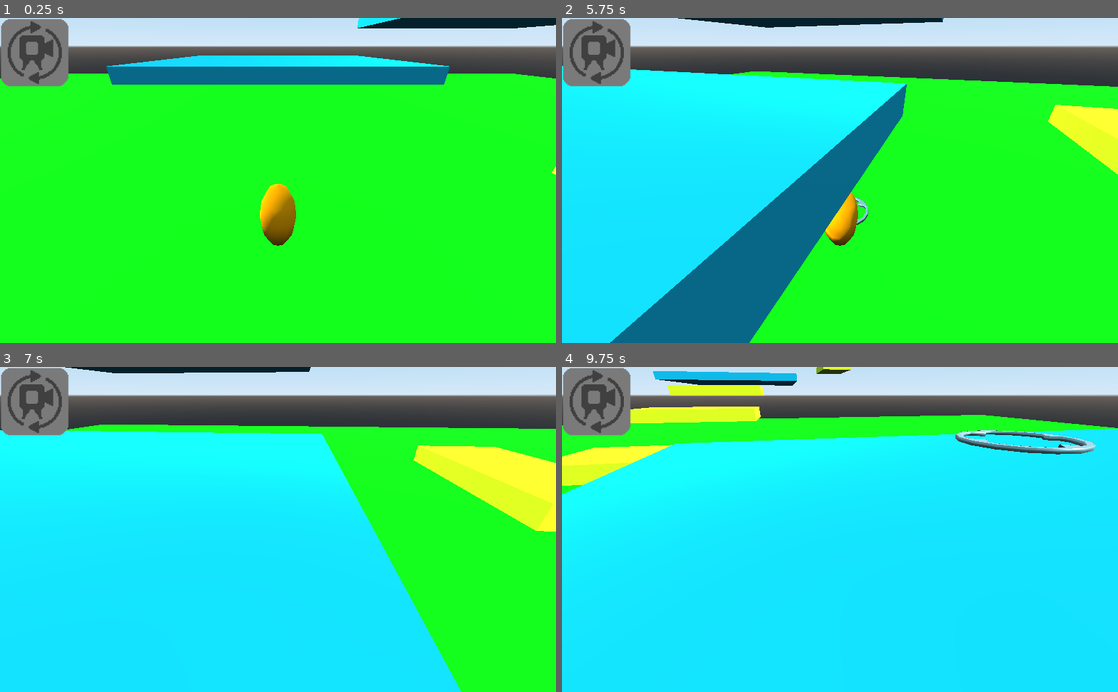
Above: before the commit, frames 1-4 (two rows, left to right).
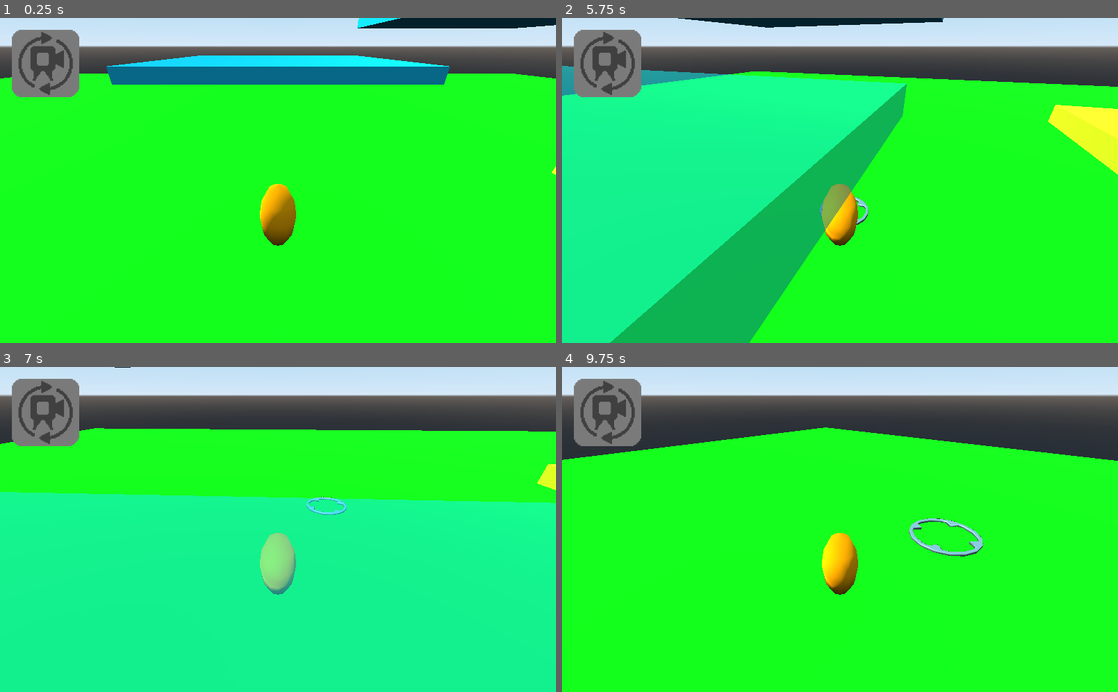
Above: after the commit, the same moments.

Repository: albesca/Test3dPlatformer
Game: Godot game, scene res://Assets/Scenes/Level.tscn
Two runs of this game, one before a commit and one after it. Both use one fixed random seed, a clock stepped at 60 frames per second and the inputs below.
Inputs (mouse positions are in pixels of both pictures, inside the frame that each line leads up to):
- Up to frame 1 (0.25 s): no input
- Up to frame 2 (5.75 s): tap Enter at 0.5 s; move the mouse to (962, 164) at 0.52 s; click (962, 164) at 0.67 s; drag from (728, 196) to (812, 245) at 1.27 s; move the mouse to (895, 109) at 2.02 s; click (895, 109) at 2.17 s; drag from (812, 245) to (673, 131) at 2.77 s; tap Space at 3.5 s; move the mouse to (1006, 229) at 3.52 s; click (1006, 229) at 3.67 s; drag from (673, 131) to (756, 99) at 4.27 s; move the mouse to (867, 180) at 5.02 s; click (867, 180) at 5.17 s
- Up to frame 3 (7 s): drag from (194, 448) to (166, 545) at 5.77 s; move the mouse to (400, 513) at 6.52 s; click (400, 513) at 6.67 s
- Up to frame 4 (9.75 s): drag from (728, 545) to (812, 594) at 7.27 s; move the mouse to (895, 458) at 8.02 s; click (895, 458) at 8.17 s; drag from (812, 594) to (673, 480) at 8.77 s; move the mouse to (1006, 578) at 9.52 s; click (1006, 578) at 9.67 s

The runs differ from the first frame. In frame 1, 2.2% of the frame differs, in the area x 0-15%, y 0-25%; in frame 2, 42%; in frame 3, 78%; in frame 4, 87%, in the area x 0-100%, y 0-100%.
Error in both runs: Attempt to call function 'queue_free' in base 'previously freed instance' on a null instance. (res://Assets/Scripts/Level.gd:69)

Commit message:
added obstructing platforms transparency

Diff:
--- a/Assets/Scenes/Gui.tscn
+++ b/Assets/Scenes/Gui.tscn
@@ -11,10 +11,15 @@
 }
 
 [node name="Button" type="TextureButton" parent="."]
-margin_right = 108.0
-margin_bottom = 20.0
+margin_left = 20.0
+margin_top = 20.0
+margin_right = 148.0
+margin_bottom = 148.0
 texture_normal = ExtResource( 1 )
 texture_pressed = ExtResource( 2 )
+__meta__ = {
+"_edit_use_anchors_": false
+}
 
 [node name="DebugData" type="Control" parent="."]
 visible = false
--- a/Assets/Scenes/Ledge.tscn
+++ b/Assets/Scenes/Ledge.tscn
@@ -6,7 +6,9 @@
 extents = Vector3( 5, 0.5, 2.5 )
 
 [sub_resource type="SpatialMaterial" id=2]
-albedo_color = Color( 0.886275, 1, 0.105882, 1 )
+resource_local_to_scene = true
+flags_transparent = true
+albedo_color = Color( 0.886275, 1, 0.105882, 0.521569 )
 
 [node name="Ledge" type="StaticBody"]
 collision_layer = 8
--- a/Assets/Scenes/Platform.tscn
+++ b/Assets/Scenes/Platform.tscn
@@ -6,7 +6,9 @@
 extents = Vector3( 10, 0.5, 10 )
 
 [sub_resource type="SpatialMaterial" id=2]
-albedo_color = Color( 0.054902, 0.662745, 0.780392, 1 )
+resource_local_to_scene = true
+flags_transparent = true
+albedo_color = Color( 0.0509804, 0.658824, 0.780392, 0.545098 )
 
 [node name="Platform" type="StaticBody"]
 collision_layer = 8
--- a/Assets/Scripts/Flag.gd
+++ b/Assets/Scripts/Flag.gd
@@ -4,7 +4,7 @@
 signal level_done
 
 
-func player_entered(body):
+func player_entered(_body):
 	print("the player reached the flag!")
 	$VictoryParticles.emitting = true
 	$VictoryTimer.start()
--- a/Assets/Scripts/Platform.gd
+++ b/Assets/Scripts/Platform.gd
@@ -2,6 +2,7 @@
 
 
 signal set_destination(destination_position)
+export var see_through = false
 
 
 func set_destination(_camera, event, click_position, click_normal, _shape_idx):
@@ -11,3 +12,15 @@
 			emit_signal("set_destination", click_position)
 		else:
 			print("I've been clicked from the sides or the bottom...")
+
+
+func _physics_process(_delta):
+	if see_through:
+		$CSGBox.material.flags_transparent = true
+		$CSGBox.material.albedo_color.a = 0.5
+		input_ray_pickable = false
+		see_through = false
+	else:
+		$CSGBox.material.flags_transparent = false
+		$CSGBox.material.albedo_color.a = 1.0
+		input_ray_pickable = true
--- a/Assets/Scripts/Player.gd
+++ b/Assets/Scripts/Player.gd
@@ -59,10 +59,10 @@
 
 func set_cameras_raycasts():
 	$BackCamera.set_raycasts(global_transform.origin + Vector3(0, 2, 0), \
-			global_transform.origin)
+			global_transform.origin + Vector3(0, 0.1, 0))
 	$FrontCamera.set_raycasts(global_transform.origin + Vector3(0, 2, 0), \
-			global_transform.origin)
+			global_transform.origin + Vector3(0, 0.1, 0))
 	$LeftCamera.set_raycasts(global_transform.origin + Vector3(0, 2, 0), \
-			global_transform.origin)
+			global_transform.origin + Vector3(0, 0.1, 0))
 	$RightCamera.set_raycasts(global_transform.origin + Vector3(0, 2, 0), \
-			global_transform.origin)
+			global_transform.origin + Vector3(0, 0.1, 0))
--- a/Assets/Scripts/PlayerCamera.gd
+++ b/Assets/Scripts/PlayerCamera.gd
@@ -1,4 +1,8 @@
 extends Camera
+
+
+var feet_obstruction
+var head_obstruction
 
 
 func set_raycasts(player_head_position, player_feet_position):
@@ -15,6 +19,22 @@
 	cast_target_head = cast_target_head * global_transform.origin.distance_to(\
 			player_head_position)
 	$RayCastHead.cast_to = cast_target_head
-	print(cast_target_feet, cast_target_head)
-	$RayCastFeet.set_deferred("enabled", true)
-	$RayCastHead.set_deferred("enabled", true)
+
+
+func _physics_process(_delta):
+	if current:
+		if !$RayCastFeet.enabled:
+			$RayCastFeet.set_deferred("enabled", true)
+		if !$RayCastHead.enabled:
+			$RayCastHead.set_deferred("enabled", true)
+	else:
+		if $RayCastFeet.enabled:
+			$RayCastFeet.set_deferred("enabled", false)
+		if $RayCastHead.enabled:
+			$RayCastHead.set_deferred("enabled", false)
+
+	if $RayCastFeet.is_colliding():
+		$RayCastFeet.get_collider().see_through = true
+
+	if $RayCastHead.is_colliding():
+		$RayCastHead.get_collider().see_through = true
